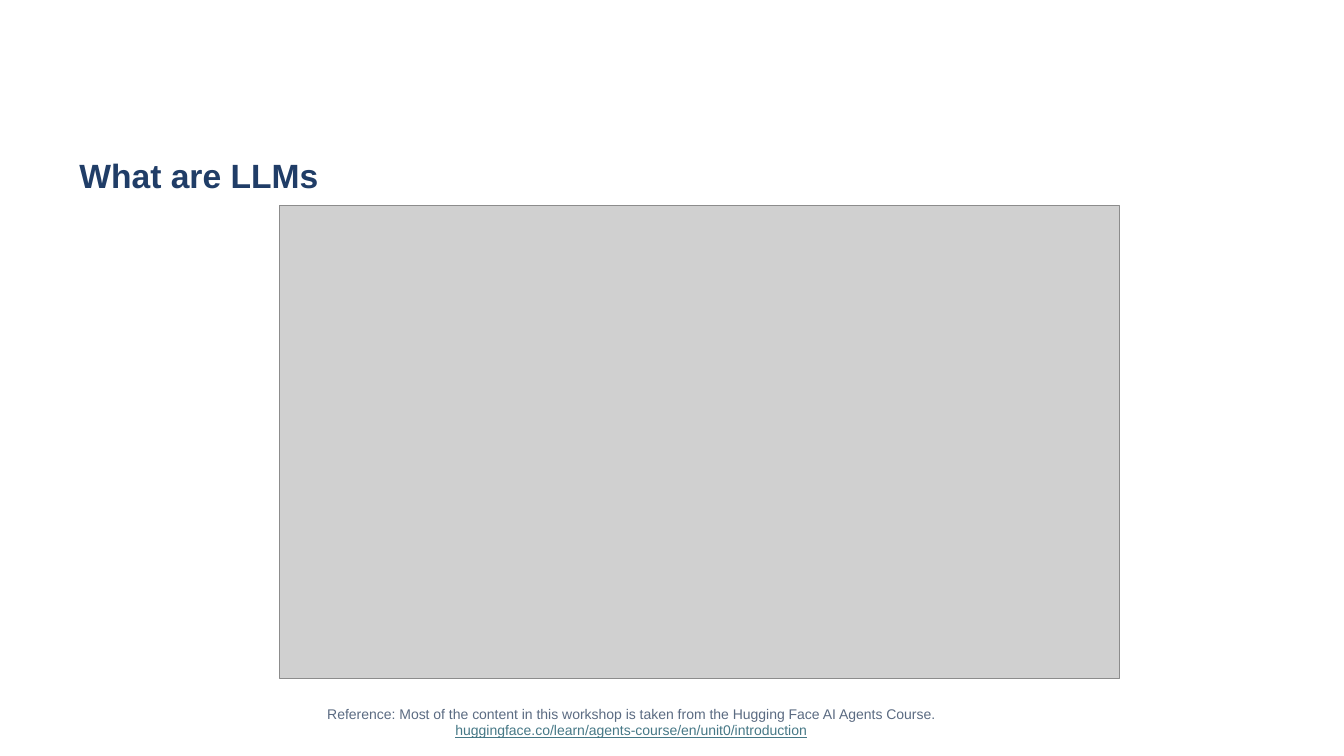
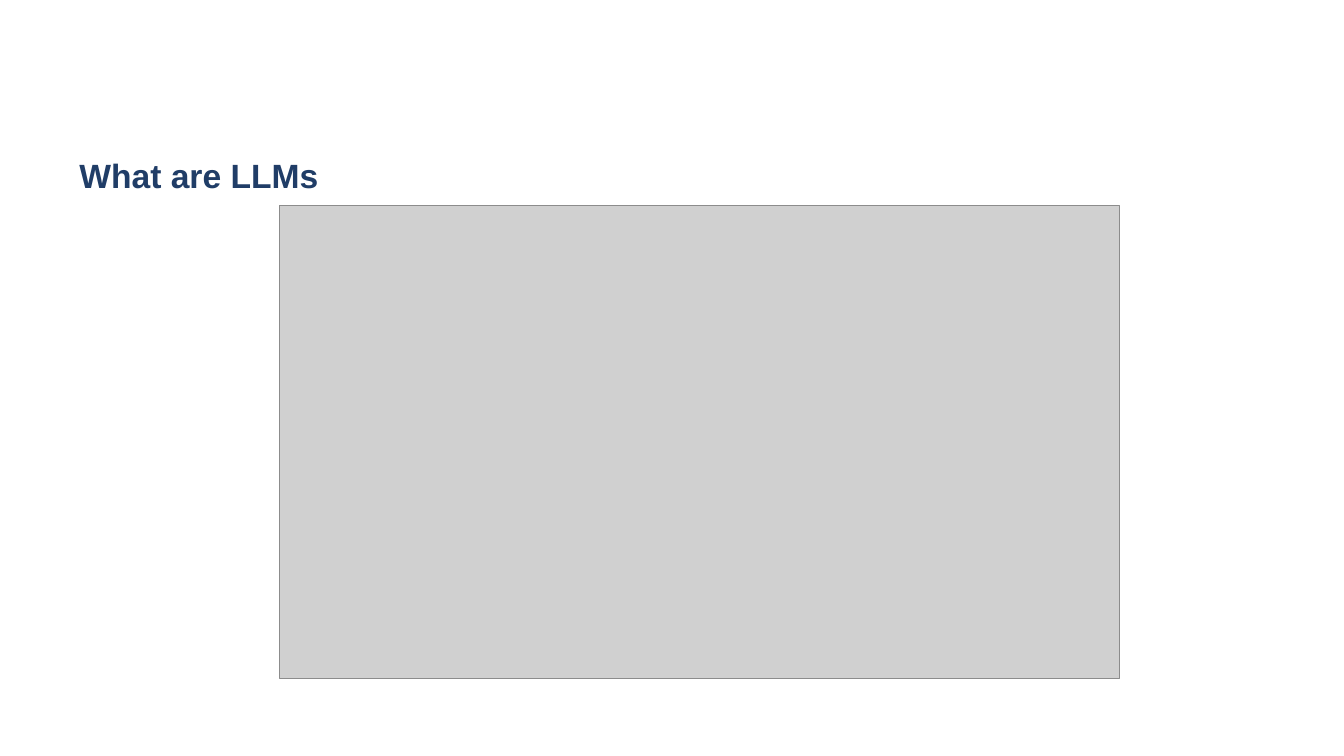
Before and after one commit to acceleratescience/hands-on-agentic-ai, a slide deck: slide 3 of slides/intro_agentic_ai.pptx. Drawn at 1344x756 pixels with LibreOffice and Linux fonts; fonts in the diff are those of the drawing; grey boxes stand for pictures; background and template pictures are left out. Boxes give left, top, right and bottom in pixels: in the first picture for what was removed or moved away, otherwise in the second. Text is boxed around its words. In the diff, an @@ line names an element or a change of style, - is before the commit and + after.

```diff
--- a/slides/intro_agentic_ai.pptx
+++ b/slides/intro_agentic_ai.pptx
@@ text removed at (327, 709, 935, 738) @@
-Reference: Most of the content in this workshop is taken from the Hugging Face AI Agents Course.
-huggingface.co/learn/agents-course/en/unit0/introduction
```
Also in this commit, not shown: 2 other slides changed, 1 slide added, 2 other files.
